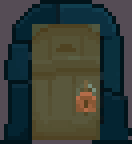
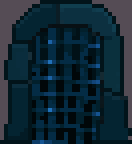
Revision of a layered (132, 144) image; what changed, layer by layer:
hid "Hotspot" over [32, 24, 100, 140]
hid "RideDoorUp_BronzeKey.png" over [76, 84, 96, 112]
hid "RideDoorUp_GoldenKey.png" over [76, 84, 96, 112]
added group "Gate" with 2 layers in group "Castle" over [32, 24, 100, 144]
added layer "RideDoor_Castle_Gate_Up_Closed.png" in group "Gate" over [32, 24, 100, 144]
added layer "RideDoor_Castle_Gate_Up_Open.png" in group "Gate" over [32, 24, 100, 144]
